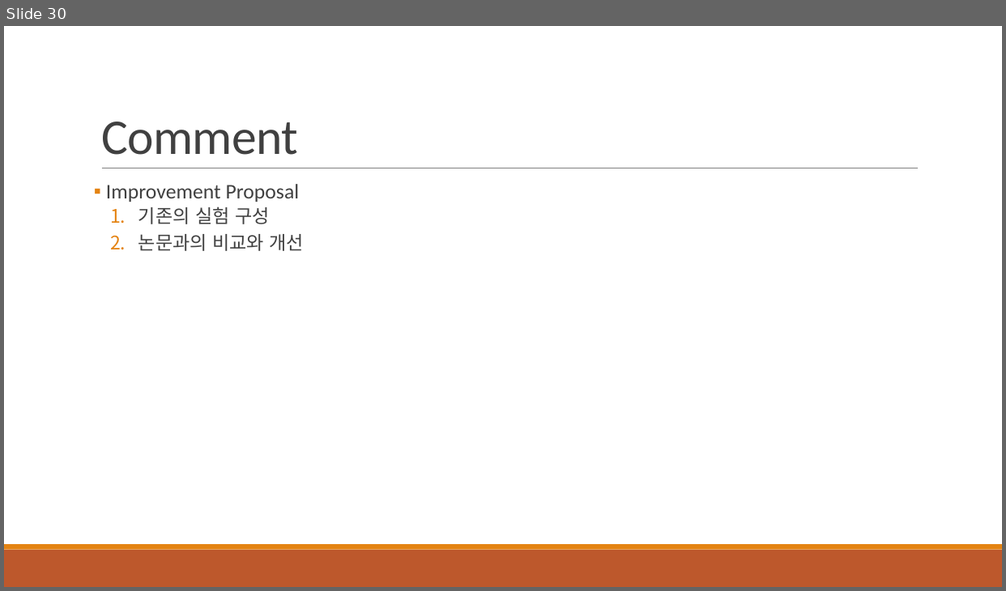
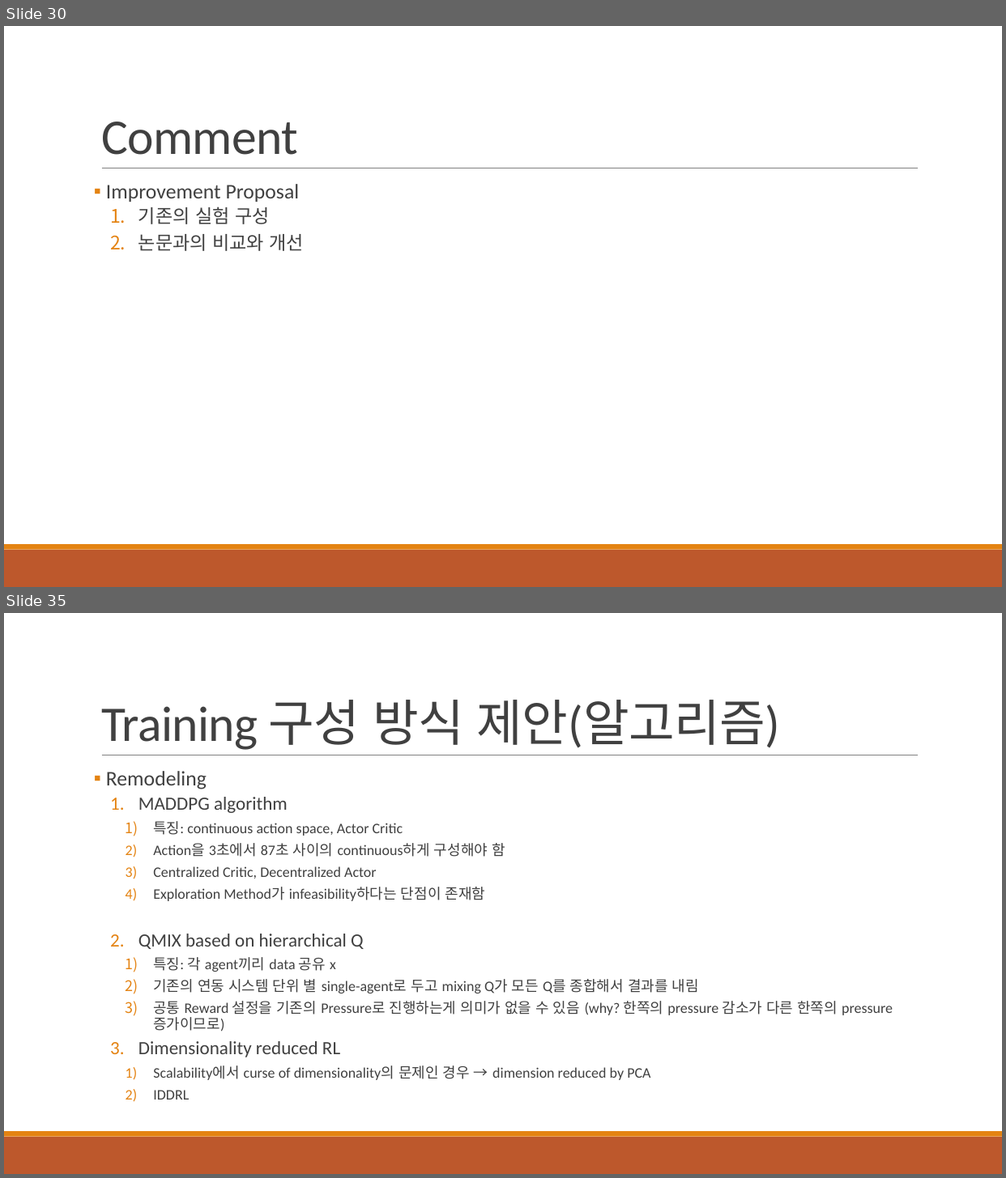
Before and after one commit to 3neutronstar/traffic-optimization_RL, a slide deck: 1st_Seminar(강민수).pptx. Shown one above the other, each under a label of ours: slide 30 before the commit, slides 30 and 35 after it; the slides between them are not shown. The pictures are 1006x591 and 1006x1178 pixels, drawn with LibreOffice and Linux fonts; fonts in the diff are those of the drawing. Boxes give left, top, right and bottom in pixels: in the first picture for what was removed or moved away, otherwise in the second. Text is boxed around its words. In the diff, an @@ line names an element or a change of style, - is before the commit and + after.

```diff
--- a/1st_Seminar(강민수).pptx
+++ b/1st_Seminar(강민수).pptx
@@ slide 35 added at (4,613,1002,1174), background #FFFFFF; not listed: 3 template elements that a slide beside it also shows @@
@@ title added at (101,700,781,750), 48 pt, text #404040 @@
+Training 구성 방식 제안(알고리즘)
@@ text added at (106,771,893,1100), 14 pt, text #404040 @@
+▪ Remodeling
+  1. MADDPG algorithm
+    1) 특징: continuous action space, Actor Critic
+    2) Action을 3초에서 87초 사이의 continuous하게 구성해야 함
+    3) Centralized Critic, Decentralized Actor
+    4) Exploration Method가 infeasibility하다는 단점이 존재함
+  2. QMIX based on hierarchical Q
+    1) 특징: 각 agent끼리 data 공유 x
+    2) 기존의 연동 시스템 단위 별 single-agent로 두고 mixing Q가 모든 Q를 종합해서 결과를 내림
+    3) 공통 Reward 설정을 기존의 Pressure로 진행하는게 의미가 없을 수 있음 (why? 한쪽의 pressure 감소가 다른 한쪽의 pressure 증가이므로)
+  3. Dimensionality reduced RL
+    1) Scalability에서 curse of dimensionality의 문제인 경우 → dimension reduced by PCA
+    2) IDDRL
```
Also in this commit, not shown: 9 slides changed, 2 other slides added, 2 slides removed, 1 other file.
